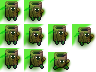
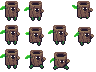
Layered file, before and after one edit (96 × 72). Changes by layer:
renamed "Layer" to "Layer #3", hid it, moved it above "Layer #1", painted on it over (x1=0, y1=0, x2=96, y2=72)
painted on "log_subset.png" over (x1=72, y1=1, x2=93, y2=19)
